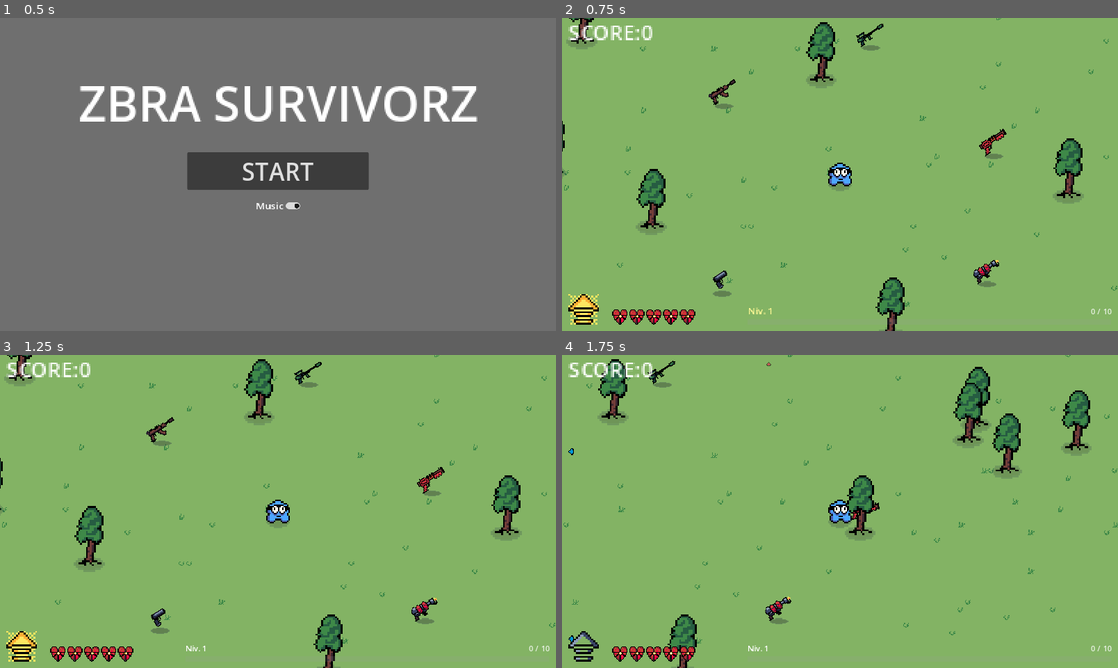
Above: before the commit, frames 1-4 (two rows, left to right).
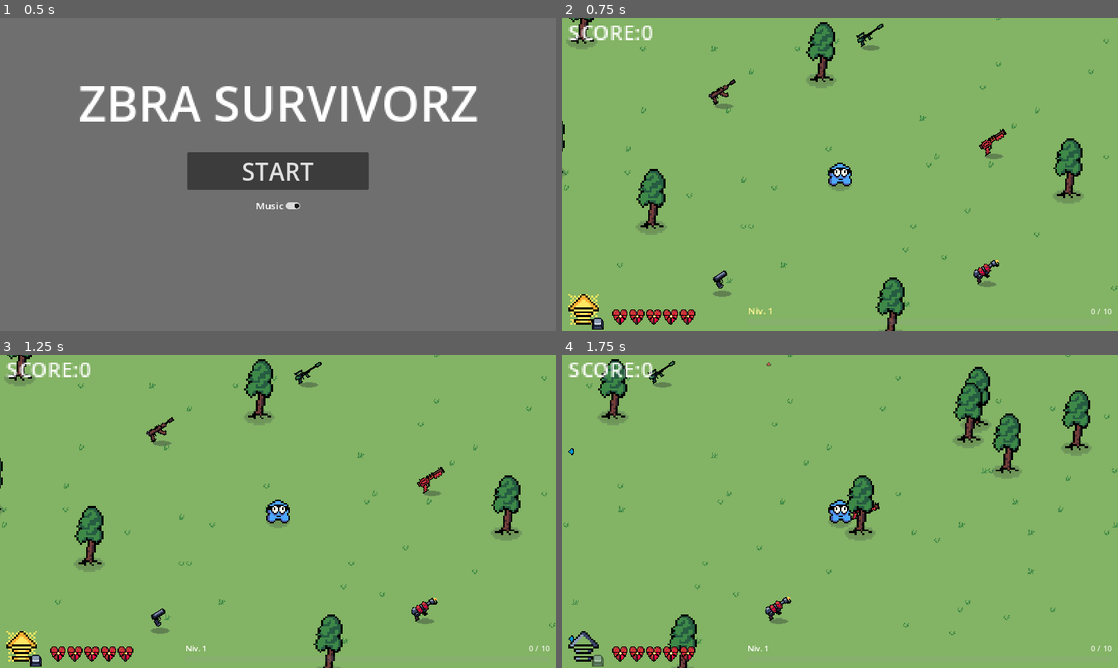
Above: after the commit, the same moments.

Repository: MicCode/zbra-survivors
Game: Godot game, scene res://ui/menu/main_menu.tscn
Same seed, same stepped clock (60 frames per second), same inputs: the game is played once before the commit and once after it.
Inputs (mouse positions are in pixels of both pictures, inside the frame that each line leads up to):
- Up to frame 1 (0.5 s): no input
- Up to frame 2 (0.75 s): click "START" at 0.5 s
- Up to frame 3 (1.25 s): no input
- Up to frame 4 (1.75 s): move the mouse to (962, 495) at 1.27 s; hold D (move_right) from 1.28 s (still down); hold Space (dash) from 1.28 s (still down)

Frame 1 is identical in both runs. In frame 2, less than 0.1% of the frame differs, in the area x 5-8%, y 95-100%; in frame 3, less than 0.1%; in frame 4, less than 0.1%.

Commit message:
feat: display controller button when dash is ready or player can equip a gun

Diff:
--- a/equipment/guns/gun_collectible.gd
+++ b/equipment/guns/gun_collectible.gd
@@ -5,12 +5,22 @@
 
 func _ready() -> void:
 	%GunInfoPanel.init(GunService.get_info(gun_name))
-
+	var joypads = Input.get_connected_joypads()
+	if joypads.size() > 0:
+		%ButtonIcon.key_name = "A"
+		%ButtonIcon.controller_name = "xbox"
+	else:
+		%ButtonIcon.key_name = "E"
+		%ButtonIcon.controller_name = "keyboard"
+	%ButtonIcon.update_texture()
 
 func _on_info_display_zone_body_entered(_body: Node2D) -> void:
 	if %GunInfoPanel:
 		%GunInfoPanel.show()
+		%ButtonIcon.show()
 
 func _on_info_display_zone_body_exited(_body: Node2D) -> void:
 	if has_node("GunInfoPanel"):
 		get_node("GunInfoPanel").hide()
+	if has_node("ButtonIcon"):
+		get_node("ButtonIcon").hide()
--- a/equipment/guns/gun_collectible.tscn
+++ b/equipment/guns/gun_collectible.tscn
@@ -1,14 +1,16 @@
-[gd_scene load_steps=5 format=3 uid="uid://bvu2hswqayla6"]
+[gd_scene load_steps=6 format=3 uid="uid://bvu2hswqayla6"]
 
 [ext_resource type="PackedScene" uid="uid://dpqk78rbe30jr" path="res://equipment/collectible_item.tscn" id="1_sdufc"]
 [ext_resource type="Script" path="res://equipment/guns/gun_collectible.gd" id="2_afsvs"]
 [ext_resource type="PackedScene" uid="uid://ccgmshd6826dt" path="res://equipment/guns/gun_info_panel.tscn" id="3_mq4n0"]
+[ext_resource type="PackedScene" uid="uid://b022lydfmv6ep" path="res://ui/controls/button_icon.tscn" id="4_4y1ga"]
 
 [sub_resource type="CircleShape2D" id="CircleShape2D_uidp6"]
 radius = 56.5022
 
 [node name="GunCollectible" instance=ExtResource("1_sdufc")]
 script = ExtResource("2_afsvs")
+gun_name = "gun"
 
 [node name="InfoDisplayZone" type="Area2D" parent="." index="0"]
 collision_layer = 0
@@ -27,5 +29,16 @@
 position = Vector2(-0.5, 0.5)
 scale = Vector2(0.5, 0.5)
 
+[node name="ButtonIcon" parent="." index="7" instance=ExtResource("4_4y1ga")]
+unique_name_in_owner = true
+visible = false
+offset_left = 6.5
+offset_top = 7.5
+offset_right = 22.5
+offset_bottom = 23.5
+scale = Vector2(0.75, 0.75)
+key_name = "E"
+animate = true
+
 [connection signal="body_entered" from="InfoDisplayZone" to="." method="_on_info_display_zone_body_entered"]
 [connection signal="body_exited" from="InfoDisplayZone" to="." method="_on_info_display_zone_body_exited"]
--- a/globals/enums.gd
+++ b/globals/enums.gd
@@ -6,3 +6,16 @@
 	BELOW,
 	ABOVE,
 }
+
+enum Controllers {
+	MOUSE,
+	KEYBOARD,
+	XBOX
+}
+
+func get_controller_name(controller: Controllers) -> String:
+	match controller:
+		Controllers.MOUSE: return "mouse"
+		Controllers.KEYBOARD: return "keyboard"
+		Controllers.XBOX: return "xbox"
+		_: return "unknown controller"
--- /dev/null
+++ b/ui/controls/button_icon.gd
@@ -0,0 +1,22 @@
+extends TextureRect
+class_name ControllerButtonIcon
+
+@export var key_name: String = "A"
+@export var controller_name: String = "keyboard"
+@export var pressed: bool = false
+@export var animate: bool = false
+
+
+func _ready() -> void:
+	update_texture()
+
+func update_texture():
+	if pressed:
+		texture = load("res://sprites/ui/controls/" + controller_name + "/" + controller_name + "-" + key_name + "-p.png")
+	else:
+		texture = load("res://sprites/ui/controls/" + controller_name + "/" + controller_name + "-" + key_name + ".png")
+
+func _on_timer_timeout() -> void:
+	if animate:
+		pressed = !pressed
+		update_texture()
--- /dev/null
+++ b/ui/controls/button_icon.tscn
@@ -0,0 +1,23 @@
+[gd_scene load_steps=3 format=3 uid="uid://b022lydfmv6ep"]
+
+[ext_resource type="Texture2D" uid="uid://mwe7k0d56v3j" path="res://sprites/ui/controls/keyboard/keyboard-A.png" id="1_d2mbv"]
+[ext_resource type="Script" path="res://ui/controls/button_icon.gd" id="2_bw52e"]
+
+[node name="ButtonIcon" type="TextureRect"]
+anchors_preset = 8
+anchor_left = 0.5
+anchor_top = 0.5
+anchor_right = 0.5
+anchor_bottom = 0.5
+grow_horizontal = 2
+grow_vertical = 2
+size_flags_horizontal = 4
+size_flags_vertical = 4
+texture = ExtResource("1_d2mbv")
+script = ExtResource("2_bw52e")
+
+[node name="Timer" type="Timer" parent="."]
+wait_time = 0.3
+autostart = true
+
+[connection signal="timeout" from="Timer" to="." method="_on_timer_timeout"]
--- /dev/null
+++ b/ui/controls/controls_map.gd
@@ -0,0 +1,56 @@
+extends CanvasLayer
+
+enum ControllerCombos {
+	MOUSE_KEYBOARD,
+	XBOX_CONTROLLER
+}
+
+var controls = {
+	"Move": {
+		ControllerCombos.MOUSE_KEYBOARD: ["Z", "Q", "S", "D"]
+	},
+	"Aim": {
+		ControllerCombos.MOUSE_KEYBOARD: ["mouse"]
+	},
+	"Shoot": {
+		ControllerCombos.MOUSE_KEYBOARD: ["mouse-LMB"]
+	},
+	"Equip": {
+		ControllerCombos.MOUSE_KEYBOARD: ["E"]
+	},
+	"Dash": {
+		ControllerCombos.MOUSE_KEYBOARD: ["SPACE"]
+	},
+	"Pause": {
+		ControllerCombos.MOUSE_KEYBOARD: ["ESC"]
+	}
+}
+
+var current_controller_combo = ControllerCombos.MOUSE_KEYBOARD
+
+func _ready() -> void:
+	for control in controls.keys():
+		var control_label = Label.new()
+		control_label.text = control
+		control_label.modulate = Color(0, 0, 0)
+		%GridContainer.add_child(control_label)
+		var keys = controls[control][current_controller_combo]
+		var keys_container = HBoxContainer.new()
+		for key in keys:
+			var icon = ControllerButtonIcon.new()
+			icon.key_name = key
+			icon.animate = true
+			if key.contains(Enums.get_controller_name(Enums.Controllers.MOUSE)):
+				icon.key_name = key
+				icon.controller_name = Enums.get_controller_name(Enums.Controllers.MOUSE)
+			else:
+				if current_controller_combo == ControllerCombos.MOUSE_KEYBOARD:
+					icon.key_name = Enums.get_controller_name(Enums.Controllers.KEYBOARD) + "-" + key
+					icon.controller_name = Enums.get_controller_name(Enums.Controllers.KEYBOARD)
+				elif current_controller_combo == ControllerCombos.XBOX_CONTROLLER:
+					icon.key_name = Enums.get_controller_name(Enums.Controllers.XBOX) + "-" + key
+					icon.controller_name = Enums.get_controller_name(Enums.Controllers.XBOX)
+
+			keys_container.add_child(icon)
+
+		%GridContainer.add_child(keys_container)
--- /dev/null
+++ b/ui/controls/controls_map.tscn
@@ -0,0 +1,24 @@
+[gd_scene load_steps=2 format=3 uid="uid://dc8rkdfax3ovv"]
+
+[ext_resource type="Script" path="res://ui/controls/controls_map.gd" id="1_8gw53"]
+
+[node name="ControlsMap" type="CanvasLayer"]
+script = ExtResource("1_8gw53")
+
+[node name="ColorRect" type="ColorRect" parent="."]
+offset_right = 262.0
+offset_bottom = 284.0
+
+[node name="GridContainer" type="GridContainer" parent="ColorRect"]
+unique_name_in_owner = true
+layout_mode = 1
+anchors_preset = 15
+anchor_right = 1.0
+anchor_bottom = 1.0
+offset_left = 10.0
+offset_top = 10.0
+offset_right = -11.0
+offset_bottom = -12.0
+grow_horizontal = 2
+grow_vertical = 2
+columns = 2
--- a/ui/in-game/dash_gauge.gd
+++ b/ui/in-game/dash_gauge.gd
@@ -15,11 +15,25 @@
 
 func _ready() -> void:
 	GameState.player_state_changed.connect(_update_gauge)
+	var joypads = Input.get_connected_joypads()
+	if joypads.size() > 0:
+		%ButtonIcon.key_name = "B"
+		%ButtonIcon.controller_name = "xbox"
+	else:
+		%ButtonIcon.key_name = "SPACE"
+		%ButtonIcon.controller_name = "keyboard"
+	%ButtonIcon.update_texture()
 
 func _update_gauge(new_player_state: PlayerState):
 	var new_state = get_new_gauge_state(new_player_state)
 	if new_state != state:
 		state = new_state
+		if state == DashGaugeStates.FULL:
+			%ButtonIcon.animate = true
+			%ButtonIcon.modulate = Color(1, 1, 1, 1)
+		else:
+			%ButtonIcon.animate = false
+			%ButtonIcon.modulate = Color(1, 1, 1, 0.5)
 		update_animation()
 
 func get_new_gauge_state(new_player_state: PlayerState) -> DashGaugeStates:
--- a/ui/in-game/dash_gauge.tscn
+++ b/ui/in-game/dash_gauge.tscn
@@ -1,7 +1,8 @@
-[gd_scene load_steps=11 format=3 uid="uid://c7wx4swx7fty4"]
+[gd_scene load_steps=12 format=3 uid="uid://c7wx4swx7fty4"]
 
 [ext_resource type="Script" path="res://ui/in-game/dash_gauge.gd" id="1_mppy0"]
 [ext_resource type="Texture2D" uid="uid://b2s6kmwjhct7y" path="res://sprites/player/dash-gauge.png" id="2_8ntsr"]
+[ext_resource type="PackedScene" uid="uid://b022lydfmv6ep" path="res://ui/controls/button_icon.tscn" id="3_6fws7"]
 
 [sub_resource type="AtlasTexture" id="AtlasTexture_h55uc"]
 atlas = ExtResource("2_8ntsr")
@@ -98,3 +99,12 @@
 scale = Vector2(4, 4)
 sprite_frames = SubResource("SpriteFrames_yp8q0")
 animation = &"full"
+
+[node name="ButtonIcon" parent="." instance=ExtResource("3_6fws7")]
+unique_name_in_owner = true
+offset_left = 17.0
+offset_top = 18.0
+offset_right = 33.0
+offset_bottom = 34.0
+scale = Vector2(1.5, 1.5)
+key_name = "SPACE"
